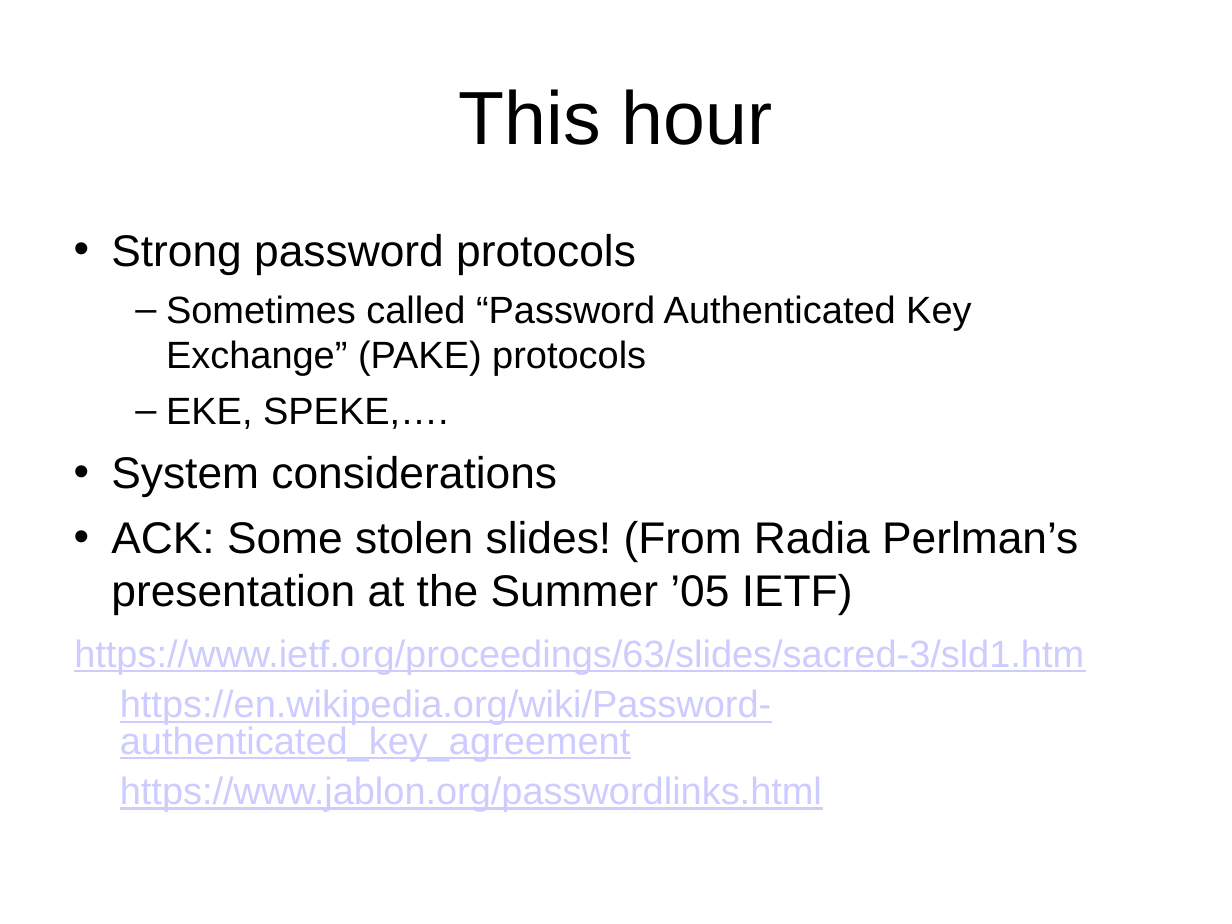
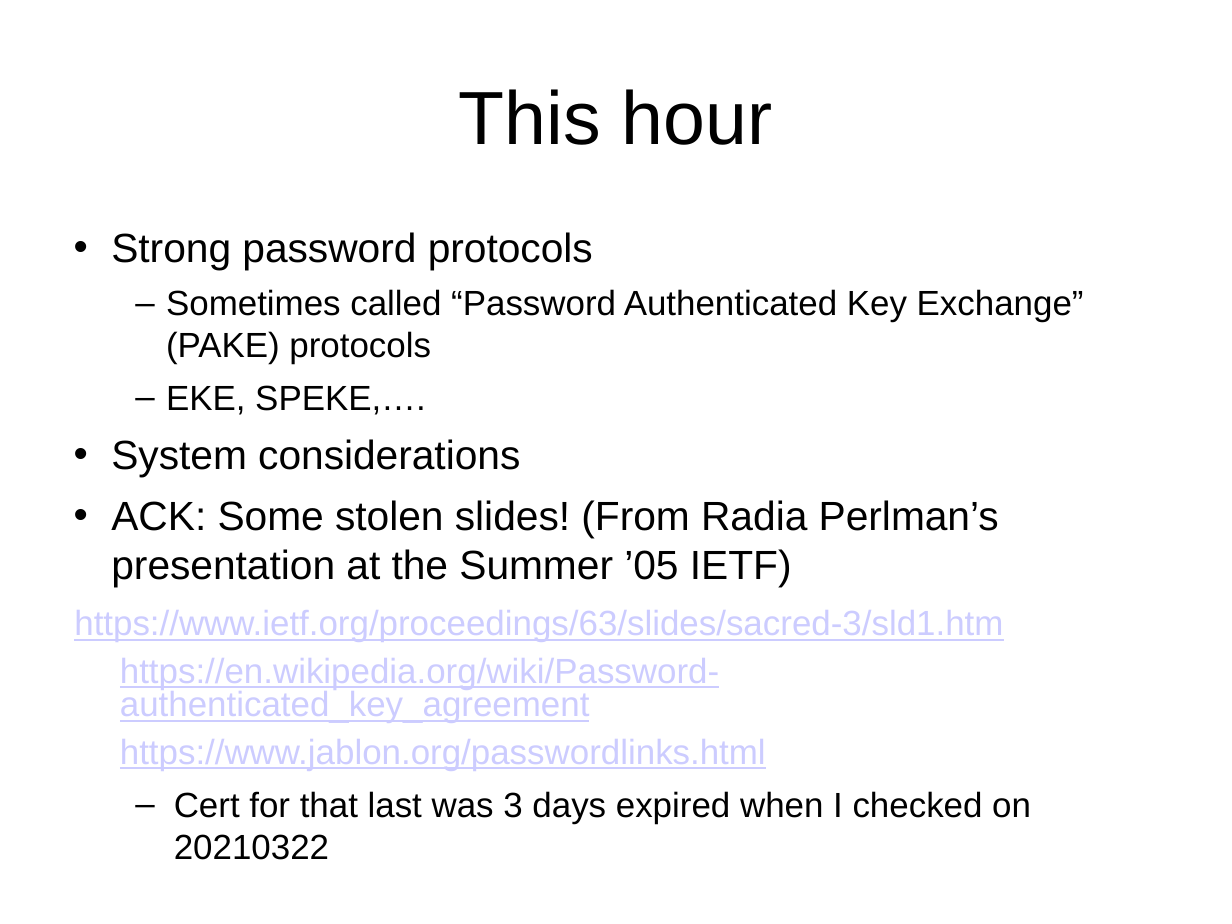
Before and after one commit to sftcd/cs7053, a slide deck: slide 139 of 2021lectures/04-crypto.odp (slide 138 before the commit). Drawn at 1232x924 pixels with LibreOffice and Linux fonts; fonts in the diff are those of the drawing. Boxes give left, top, right and bottom in pixels: in the first picture for what was removed or moved away, otherwise in the second. Text is boxed around its words. In the diff, an @@ line names an element or a change of style, - is before the commit and + after.

```diff
--- a/2021lectures/04-crypto.odp
+++ b/2021lectures/04-crypto.odp
@@ text at [74, 232, 1084, 770]: size 25.9 to 23.8 pt in "Strong password protocols", "System considerations", "ACK: Some stolen slides! (From Radia Perlman’s ..."; size 22.2 to 20.4 pt in "Sometimes called “Password Authenticated Key Exchange” (PAKE ...", "EKE, SPEKE,….", "https://www.ietf.org/proceedings/63/slides/sacred-3/sld1.htm", "https://en.wikipedia.org/wiki/Password-authenticated_key_agr ..." and 1 more places @@
@@ text at [174, 791, 1031, 824]: paragraph added @@
+  – Cert for that last was 3 days expired when I checked on 20210322
```
Also in this commit, not shown: 5 other slides changed, 1 slide added, 1 slide removed, 2 other files.
